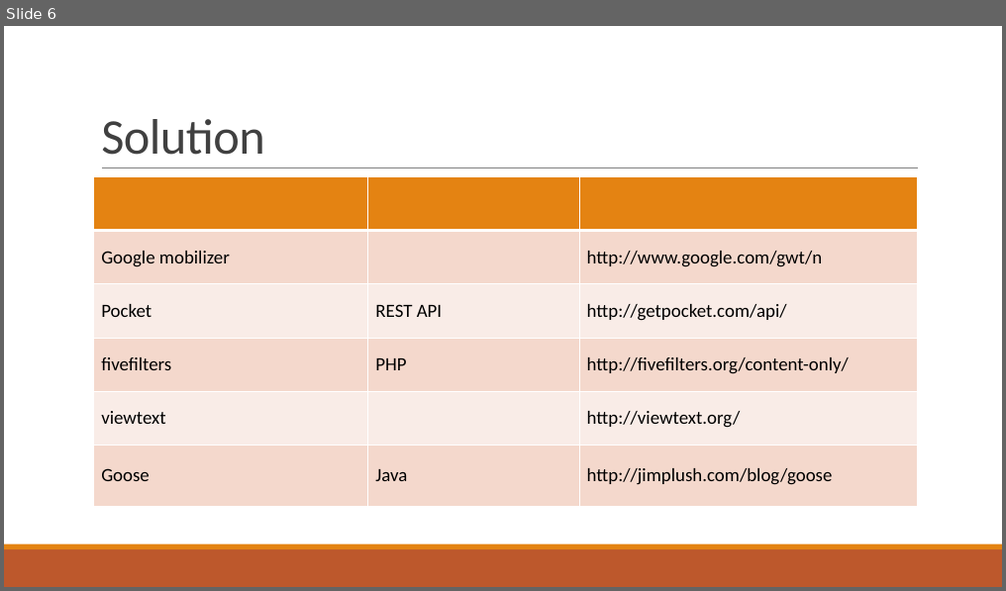
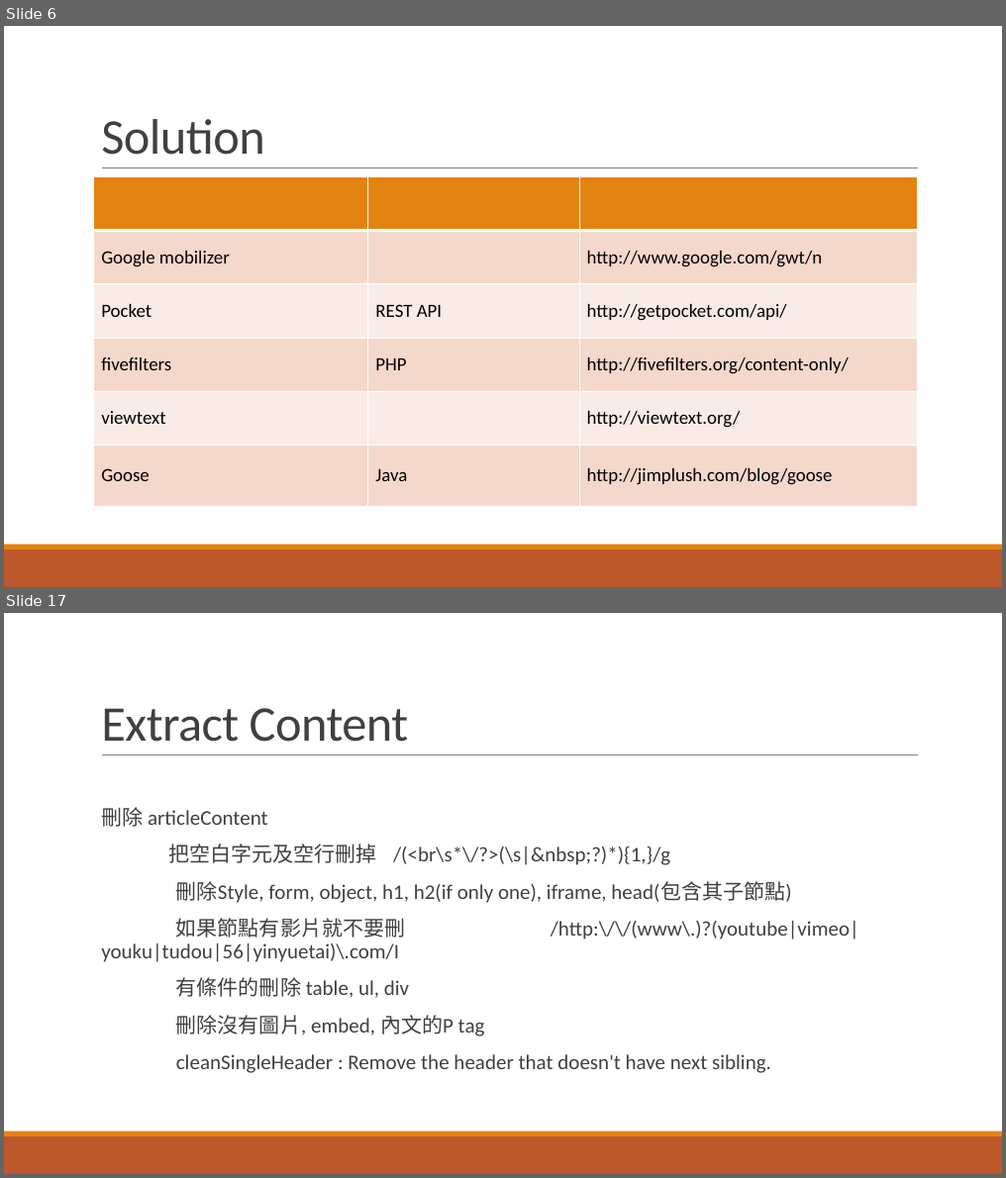
Before and after one commit to KemingChen/IR, a slide deck: Fianl/final.pptx. Shown one above the other, each under a label of ours: slide 6 before the commit, slides 6 and 17 after it; the slides between them are not shown. The pictures are 1006x591 and 1006x1178 pixels, drawn with LibreOffice and Linux fonts; fonts in the diff are those of the drawing. Boxes give left, top, right and bottom in pixels: in the first picture for what was removed or moved away, otherwise in the second. Text is boxed around its words. In the diff, an @@ line names an element or a change of style, - is before the commit and + after.

```diff
--- a/Fianl/final.pptx
+++ b/Fianl/final.pptx
@@ slide 17 added at (x1=4, y1=613, x2=1002, y2=1174), background #FFFFFF; not listed: 3 template elements that a slide beside it also shows @@
@@ title added at (x1=101, y1=708, x2=409, y2=742), 48 pt, text #404040 @@
+Extract Content
@@ text added at (x1=101, y1=807, x2=791, y2=1073), 20 pt, text #404040 @@
+  刪除 articleContent
+  把空白字元及空行刪掉 /(<br\s*\/?>(\s|&nbsp;?)*){1,}/g
+刪除Style, form, object, h1, h2(if only one), iframe, head(包含其子節點)
+如果節點有影片就不要刪 /http:\/\/(www\.)?(youtube|vimeo|youku|tudou|56|yinyuetai)\.com/I
+有條件的刪除 table, ul, div
+刪除沒有圖片, embed, 內文的P tag
+cleanSingleHeader : Remove the header that doesn't have next sibling.
```
Also in this commit, not shown: 1 slide changed, 13 other slides added, 1 other file.
